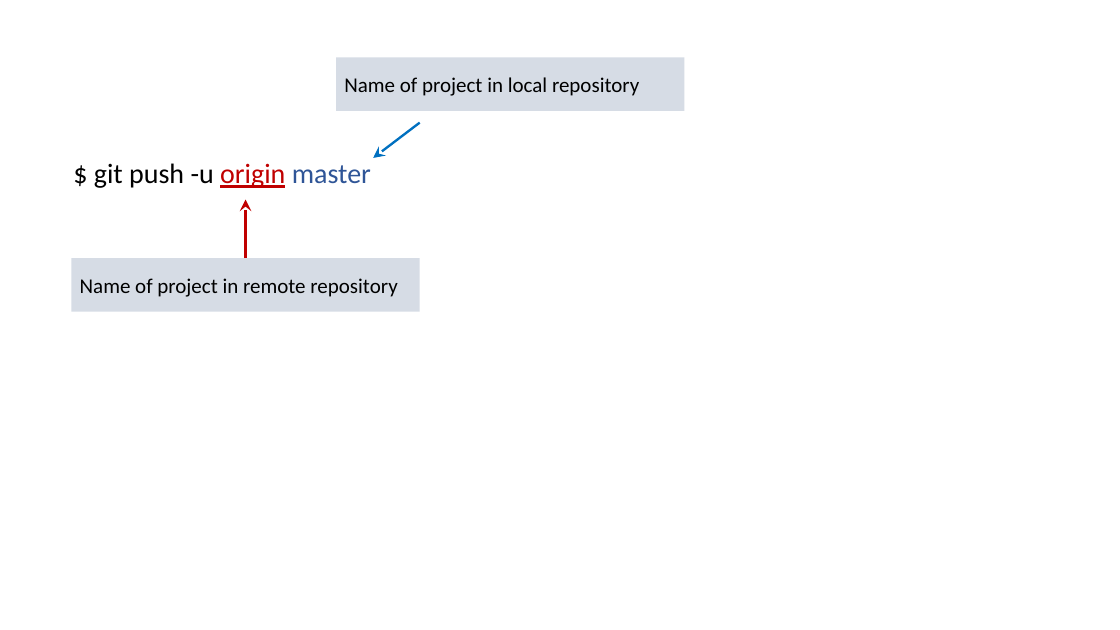
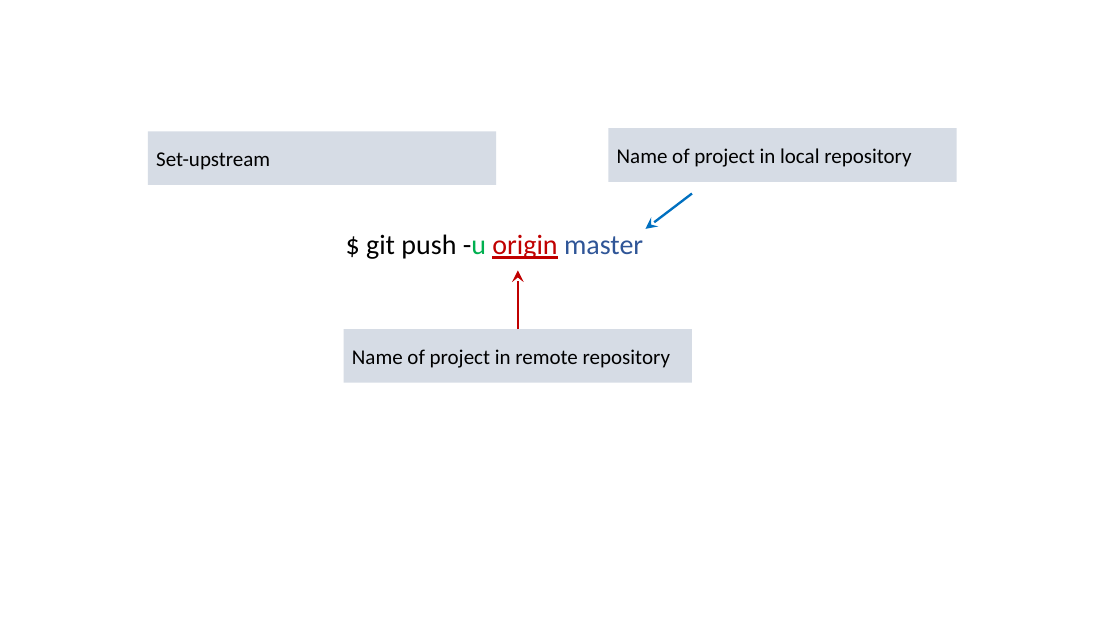
Before and after one commit to xlyuan2018/git_github_tutorial, a slide deck: slide 25 of Git_GitHub.pptx (slide 18 before the commit). Drawn at 1120x630 pixels with LibreOffice and Linux fonts; fonts in the diff are those of the drawing. Boxes give left, top, right and bottom in pixels: in the first picture for what was removed or moved away, otherwise in the second. Text is boxed around its words. In the diff, an @@ line names an element or a change of style, - is before the commit and + after.

```diff
--- a/Git_GitHub.pptx
+++ b/Git_GitHub.pptx
@@ rectangle added at bbox=[148, 132, 497, 186], fill #D6DCE5, 18 pt, text #000000 @@
+Set-upstream
@@ text "$ git push -u origin ..." at bbox=[366, 234, 643, 259]: text colour #000000 to #00B050 in "-u" @@
@@ 1 text, 1 rectangle, 1 arrow: place and size @@
-1 text, 1 rectangle, 1 arrow at bbox=[94, 57, 685, 188]
+1 text, 1 rectangle, 1 arrow at bbox=[366, 129, 957, 259]
@@ arrow moved from (245, 258) - (245, 200) to (518, 329) - (518, 271) @@
@@ rectangle "Name of project in remote ...": place and size @@
-rectangle "Name of project in remote ..." at bbox=[71, 258, 420, 312]
+rectangle "Name of project in remote ..." at bbox=[344, 329, 692, 383]
```
Also in this commit, not shown: 17 other slides changed, 1 slide added, 5 slides removed, 2 other files.
